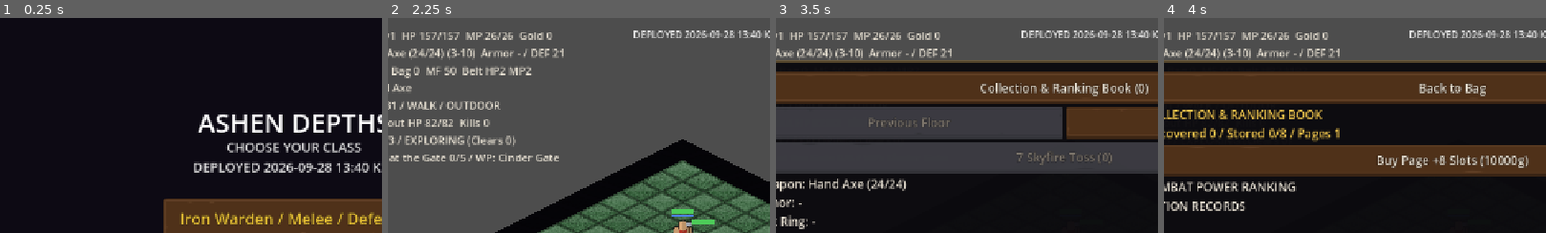
Above: before the commit, frames 1-4 (left to right).
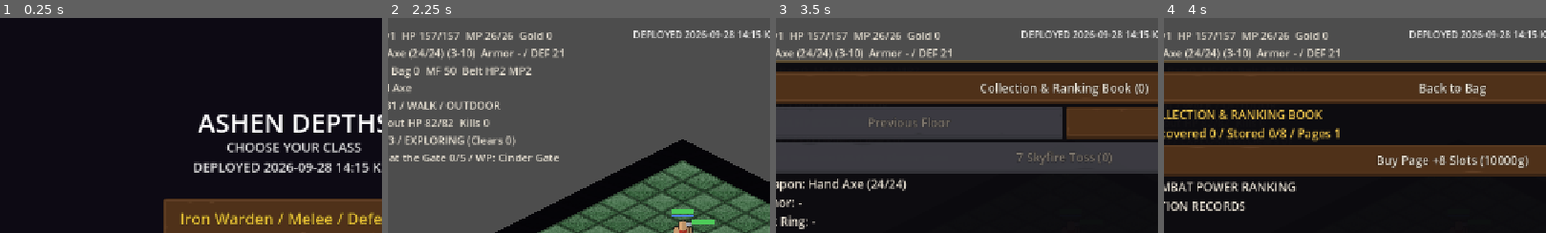
Above: after the commit, the same moments.

Repository: jflakeee/diablo
Game: Godot game, scene res://main.tscn
Same seed, same stepped clock (60 frames per second), same inputs: the game is played once before the commit and once after it.
Inputs:
- Up to frame 1 (0.25 s): no input
- Up to frame 2 (2.25 s): click "Normal" at 0.5 s; click "Normal" at 1.25 s; click "Iron Warden / Melee / Defense" at 2 s
- Up to frame 3 (3.5 s): click "Bag" at 2.75 s
- Up to frame 4 (4 s): click "Collection & Ranking Book (0)" at 3.5 s
The pictures show only the part of the screen within x 12-62%, y 0-50%; the shares and areas given below are measured in that part.

The runs differ from the first frame. In frame 1, 0.2% of the frame differs, in the area x 90-97%, y 67-72%; in frame 2, 0.1%; in frame 3, 0.1%; in frame 4, 0.1%.

Commit message:
Add configurable combat effect quality

Diff:
--- a/prototype/game_dungeon/accessibility.gd
+++ b/prototype/game_dungeon/accessibility.gd
@@ -3,9 +3,11 @@
 const PATH := "user://accessibility.cfg"
 const UI_SCALES := [0.8, 1.0, 1.2, 1.4]
 const TEXT_SCALES := [1.0, 1.25]
+const EFFECT_QUALITIES := [0, 1, 2]
 
 var ui_scale := 1.0
 var text_scale := 1.0
+var effect_quality := 1
 
 func load_settings() -> void:
 	var config := ConfigFile.new()
@@ -13,13 +15,16 @@
 		return
 	ui_scale = float(config.get_value("ui", "scale", 1.0))
 	text_scale = float(config.get_value("ui", "text_scale", 1.0))
+	effect_quality = int(config.get_value("effects", "quality", 1))
 	if not UI_SCALES.has(ui_scale): ui_scale = 1.0
 	if not TEXT_SCALES.has(text_scale): text_scale = 1.0
+	if not EFFECT_QUALITIES.has(effect_quality): effect_quality = 1
 
 func save_settings() -> bool:
 	var config := ConfigFile.new()
 	config.set_value("ui", "scale", ui_scale)
 	config.set_value("ui", "text_scale", text_scale)
+	config.set_value("effects", "quality", effect_quality)
 	return config.save(PATH) == OK
 
 func cycle_ui_scale() -> void:
@@ -30,6 +35,13 @@
 	text_scale = TEXT_SCALES[(TEXT_SCALES.find(text_scale) + 1) % TEXT_SCALES.size()]
 	save_settings()
 
+func cycle_effect_quality() -> void:
+	effect_quality = EFFECT_QUALITIES[(EFFECT_QUALITIES.find(effect_quality) + 1) % EFFECT_QUALITIES.size()]
+	save_settings()
+
+func effect_quality_name() -> String:
+	return ["LOW", "MEDIUM", "HIGH"][effect_quality]
+
 func font_size(base: int) -> int:
 	# Browser text smaller than 16 logical pixels becomes difficult to read once
 	# the game canvas is fitted into a narrow mobile viewport.
@@ -37,4 +49,4 @@
 
 static func selftest() -> bool:
 	var access := new()
-	return UI_SCALES == [0.8, 1.0, 1.2, 1.4] and TEXT_SCALES == [1.0, 1.25] and access.font_size(10) == 16
+	return UI_SCALES == [0.8, 1.0, 1.2, 1.4] and TEXT_SCALES == [1.0, 1.25] and EFFECT_QUALITIES == [0, 1, 2] and access.font_size(10) == 16 and access.effect_quality_name() == "MEDIUM"
--- a/prototype/game_dungeon/combat_fx.gd
+++ b/prototype/game_dungeon/combat_fx.gd
@@ -8,12 +8,22 @@
 var _active: Array[Node] = []
 var _damage_batches := {}
 var _recent_text_positions: Array[Dictionary] = []
+var quality := 1
+
+func set_quality(value: int) -> void:
+	quality = clampi(value, 0, 2)
+
+func _active_limit() -> int:
+	return [36, 54, MAX_ACTIVE][quality]
+
+func _text_limit() -> int:
+	return [10, 15, MAX_FLOATING_TEXT][quality]
 
 func _track(node: Node) -> bool:
 	for index in range(_active.size() - 1, -1, -1):
 		if not is_instance_valid(_active[index]):
 			_active.remove_at(index)
-	if _active.size() >= MAX_ACTIVE:
+	if _active.size() >= _active_limit():
 		return false
 	_active.append(node)
 	add_child(node)
@@ -56,7 +66,7 @@
 
 func impact(pos: Vector2, color: Color, heavy: bool = false) -> void:
 	_ring(pos, color, 34.0 if heavy else 24.0, 0.32 if heavy else 0.24, 4.0 if heavy else 2.5)
-	var shard_count := 9 if heavy else 5
+	var shard_count: int = ([4, 6, 9][quality] if heavy else [2, 4, 5][quality])
 	for index in shard_count:
 		var angle := TAU * float(index) / float(shard_count) + 0.27
 		var shard := Line2D.new()
@@ -244,7 +254,7 @@
 
 func death_burst(pos: Vector2, color: Color, elite: bool = false) -> void:
 	impact(pos, color, elite)
-	var count := 10 if elite else 6
+	var count: int = ([5, 7, 10][quality] if elite else [3, 5, 6][quality])
 	for index in count:
 		var angle := TAU * float(index) / float(count) + 0.19
 		var fragment := Polygon2D.new()
@@ -287,7 +297,7 @@
 	for entry in _active:
 		if is_instance_valid(entry) and entry is Label:
 			text_count += 1
-	if text_count >= MAX_FLOATING_TEXT and kind == "normal":
+	if text_count >= _text_limit() and kind == "normal":
 		return
 	var nearby := 0
 	for entry in _recent_text_positions:
@@ -339,7 +349,7 @@
 	tween.tween_property(sprite, "scale", final_scale, 0.22).set_trans(Tween.TRANS_BACK).set_ease(Tween.EASE_OUT)
 	if label != null:
 		tween.tween_property(label, "modulate:a", 1.0, 0.16).set_delay(0.16)
-	if quality in ["rare", "set", "unique"]:
+	if quality in ["rare", "set", "unique"] and self.quality > 0:
 		_ring(node.position, color, 24.0 if quality == "rare" else 34.0, 0.5, 3.0)
 		var beam := Polygon2D.new()
 		var beam_height := 54.0 if quality == "rare" else 84.0
--- a/prototype/game_dungeon/main.gd
+++ b/prototype/game_dungeon/main.gd
@@ -36,7 +36,7 @@
 const FogOverlay := preload("res://fog_overlay.gd")
 const TemplateTheme := preload("res://ui/template_theme.gd")
 const CombatFX := preload("res://combat_fx.gd")
-const DEPLOYED_AT_KST := "2026-09-28 13:40 KST"
+const DEPLOYED_AT_KST := "2026-09-28 14:15 KST"
 
 var _grid: Array = []
 var _astar: AStarGrid2D
@@ -142,6 +142,7 @@
 var _settings_panel: Panel
 var _settings_scale_button: Button
 var _settings_text_button: Button
+var _settings_effect_button: Button
 var _settings_fullscreen_button: Button
 var _minimap: Control
 var _inv_panel: Panel
@@ -879,6 +880,7 @@
 	_fx = CombatFX.new()
 	_fx.name = "CombatFX"
 	_fx.z_index = 70
+	_fx.set_quality(_accessibility.effect_quality)
 	_world.add_child(_fx)
 	_generate_dungeon()
 
@@ -1496,6 +1498,11 @@
 	_settings_text_button.add_theme_font_size_override("font_size", _accessibility.font_size(22))
 	_settings_text_button.pressed.connect(_cycle_text_scale)
 	box.add_child(_settings_text_button)
+	_settings_effect_button = Button.new()
+	_settings_effect_button.custom_minimum_size = Vector2(0, 60)
+	_settings_effect_button.add_theme_font_size_override("font_size", _accessibility.font_size(22))
+	_settings_effect_button.pressed.connect(_cycle_effect_quality)
+	box.add_child(_settings_effect_button)
 	_settings_fullscreen_button = Button.new()
 	_settings_fullscreen_button.custom_minimum_size = Vector2(0, 60)
 	_settings_fullscreen_button.add_theme_font_size_override("font_size", _accessibility.font_size(22))
@@ -1531,6 +1538,8 @@
 		_settings_scale_button.text = "UI SCALE: %d%%" % roundi(_accessibility.ui_scale * 100.0)
 	if _settings_text_button:
 		_settings_text_button.text = "TEXT SIZE: %s" % ("LARGE" if _accessibility.text_scale > 1.0 else "NORMAL")
+	if _settings_effect_button:
+		_settings_effect_button.text = "EFFECT QUALITY: %s" % _accessibility.effect_quality_name()
 	if _settings_fullscreen_button:
 		var fullscreen := DisplayServer.window_get_mode() == DisplayServer.WINDOW_MODE_FULLSCREEN
 		_settings_fullscreen_button.text = "EXIT FULLSCREEN (F11)" if fullscreen else "FULLSCREEN (F11)"
@@ -1546,6 +1555,12 @@
 
 func _cycle_text_scale() -> void:
 	_accessibility.cycle_text_scale()
+	_refresh_settings_labels()
+
+func _cycle_effect_quality() -> void:
+	_accessibility.cycle_effect_quality()
+	if _fx != null:
+		_fx.set_quality(_accessibility.effect_quality)
 	_refresh_settings_labels()
 
 func _toggle_settings() -> void:
@@ -3695,7 +3710,7 @@
 		_fx.slash(from, to, Color(1.0, 0.9, 0.35))
 
 func _camera_punch(strength: float) -> void:
-	if not is_instance_valid(_cam):
+	if not is_instance_valid(_cam) or _accessibility.effect_quality <= 0:
 		return
 	_cam.offset = Vector2(strength, -strength * 0.6)
 	var tween := _cam.create_tween()
